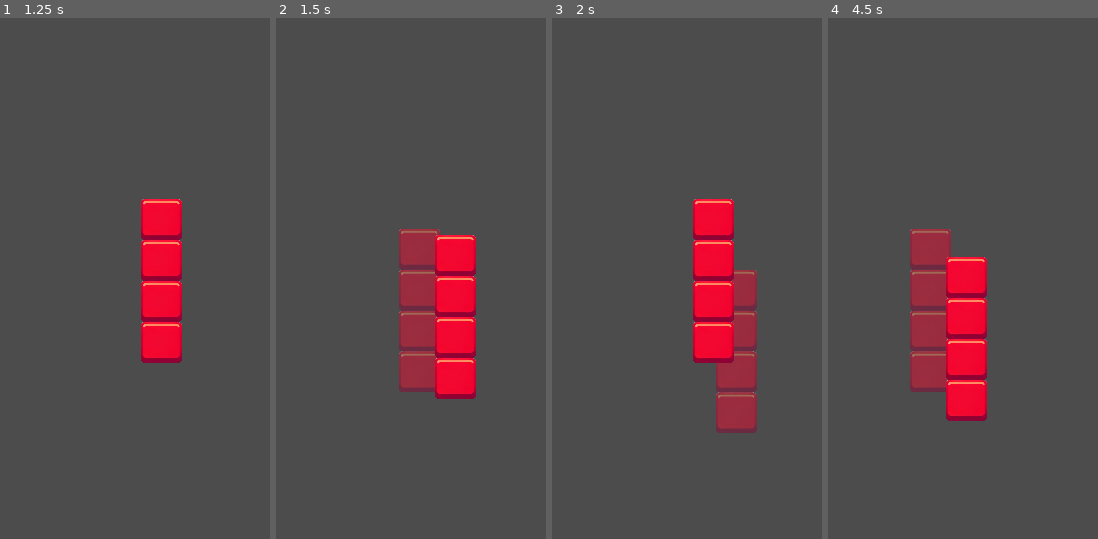
Above: before the commit, frames 1-4 (left to right).
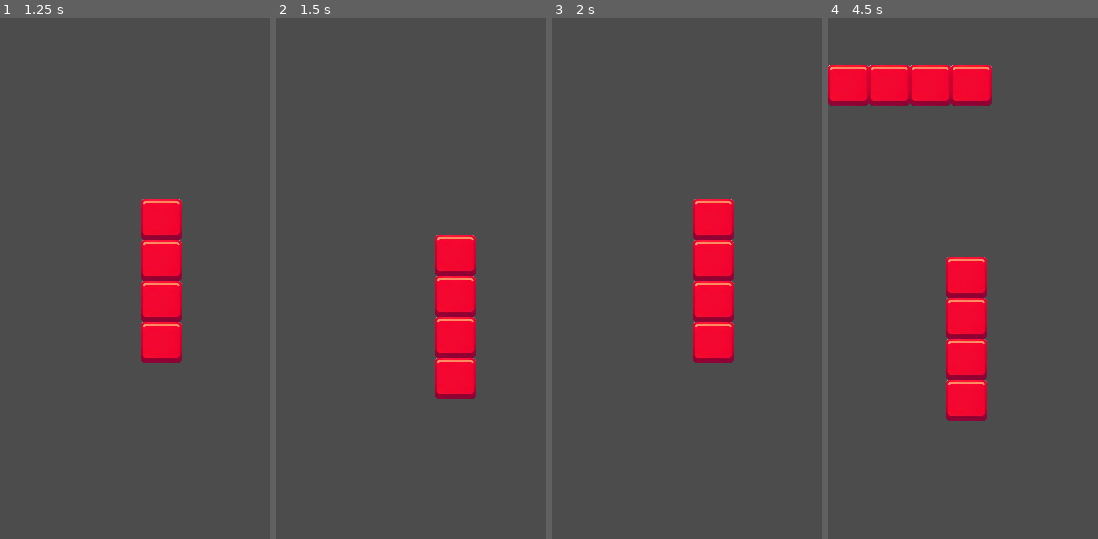
Above: after the commit, the same moments.

Repository: alexkorep-games/transmatrix
Game: Godot game, scene res://scenes/main/main.tscn
Same seed, same stepped clock (60 frames per second), same inputs: the game is played once before the commit and once after it.
Inputs (mouse positions are in pixels of both pictures, inside the frame that each line leads up to):
- Up to frame 1 (1.25 s): tap Enter at 0.5 s; move the mouse to (259, 143) at 0.52 s; click (259, 143) at 0.67 s
- Up to frame 2 (1.5 s): tap Space at 1.25 s; drag from (384, 215) to (438, 325) at 1.27 s
- Up to frame 3 (2 s): no input
- Up to frame 4 (4.5 s): move the mouse to (1044, 18) at 2.02 s; click (1044, 18) at 2.17 s; tap Enter at 2.75 s; drag from (990, 325) to (900, 70) at 2.77 s; move the mouse to (outside the picture) at 3.52 s; click (outside the picture) at 3.67 s; tap Space at 4.25 s; drag from (900, 70) to (outside the picture) at 4.27 s

Frame 1 is identical in both runs. In frame 2, 4.2% of the frame differs, in the area x 45-61%, y 40-72%; in frame 3, 3.5%; in frame 4, 9.0%, in the area x 0-61%, y 9-72%.

Commit message:
Add shape placing

Diff:
--- a/src/scenes/current_shape/current_shape.gd
+++ b/src/scenes/current_shape/current_shape.gd
@@ -1,6 +1,8 @@
 extends TileMap
 
 signal drag(block_positions, tile_ids)
+signal place(block_positions, tile_ids)
+signal drag_release()
 
 var mouse_down = false
 var dragging = false
@@ -12,6 +14,9 @@
 var tween = Tween.new()
 
 var DRAG_DISTANCE_THRESHOLD = 10
+
+# Flag indicating if this shape can be placed on the grid
+export var can_be_placed = false
 
 # Called when the node enters the scene tree for the first time.
 func _ready():
@@ -30,7 +35,10 @@
 			mouse_down = false
 			if dragging:
 				dragging = false
-				go_back()
+				if can_be_placed:
+					place()
+				else:
+					go_back()
 			else:
 				# Rotate the TileMap by 90 degrees
 				rotate_me()
@@ -51,6 +59,7 @@
 	# that means that position property should be animated to original_position value
 	tween.interpolate_property(self, "position", position, original_position, 0.2, Tween.TRANS_ELASTIC, Tween.EASE_OUT)
 	tween.start()
+	emit_signal("drag_release")
 
 func rotate_me():
 	if is_rotating:
@@ -90,13 +99,31 @@
 			tilemap.set_cellv(new_pos, tile["id"])
 
 
-func emit_drag_signal():
+func get_block_positions():
 	var block_positions = []
-	var tile_ids = []
 	for cell in get_used_cells():
 		var cell_position = map_to_world(cell)
 		var global_cell_position = to_global(cell_position)
 		block_positions.append(global_cell_position)
+	return block_positions
+
+func get_tile_ids():
+	var tile_ids = []
+	for cell in get_used_cells():
 		var cell_id = get_cellv(cell)
 		tile_ids.append(cell_id)
+	return tile_ids
+
+func emit_place_signal():
+	var block_positions = get_block_positions()
+	var tile_ids = get_tile_ids()
+	emit_signal("place", block_positions, tile_ids)
+
+func emit_drag_signal():
+	var block_positions = get_block_positions()
+	var tile_ids = get_tile_ids()
 	emit_signal("drag", block_positions, tile_ids)
+
+func place():
+	emit_place_signal()
+	position = original_position
--- a/src/scenes/main/main.gd
+++ b/src/scenes/main/main.gd
@@ -1,9 +1,6 @@
 extends Control
 
-
-# Declare member variables here. Examples:
-# var a = 2
-# var b = "text"
+var field_size = Vector2(8, 8)
 
 
 # Called when the node enters the scene tree for the first time.
@@ -21,6 +18,7 @@
 	var preview_field = get_node("%PreviewTileMap")
 	# Remove all cells with num 4
 	preview_field.clear()
+	var can_be_placed = true
 
 	for i in range(len(positions)):
 		var pos = positions[i]
@@ -28,6 +26,34 @@
 		# Get the tile from the field at this global position
 		var local_pos = preview_field.to_local(pos)
 		var cell_pos = preview_field.world_to_map(local_pos)
+		# check if cell_pos is between (0,0) and field_size
+		if cell_pos.x < 0 or cell_pos.x >= field_size.x or cell_pos.y < 0 or cell_pos.y >= field_size.y:
+			can_be_placed = false
+			print(cell_pos)
+			continue
+
 		var field_tile = field.get_cellv(pos)
-		# TODO check if field_tile != -1, to find out if the shape can be placed
+		# Check if field_tile == -1, to find out if the shape can be placed
+		if field_tile != -1:
+			# The field cell is already occupied
+			can_be_placed = false
+			continue
 		preview_field.set_cellv(cell_pos, tile_id)
+
+	get_node("%CurrentShape").can_be_placed = can_be_placed
+
+
+func _on_CurrentShape_place(block_positions, tile_ids):
+	var field = get_node("%FieldTileMap")
+	for i in range(len(block_positions)):
+		var pos = block_positions[i]
+		var tile_id = tile_ids[i]
+		# Get the tile from the field at this global position
+		var local_pos = field.to_local(pos)
+		var cell_pos = field.world_to_map(local_pos)
+		field.set_cellv(cell_pos, tile_id)
+
+
+func _on_CurrentShape_drag_release():
+	var preview_field = get_node("%PreviewTileMap")
+	preview_field.clear()
--- a/src/scenes/main/main.tscn
+++ b/src/scenes/main/main.tscn
@@ -168,3 +168,5 @@
 tile_data = PoolIntArray( -65535, 0, 0, 65535, 0, 0, 0, 0, 0, 1, 0, 0 )
 
 [connection signal="drag" from="VBoxContainer/ShapesSource/CurrentShape" to="." method="_on_CurrentShape_drag"]
+[connection signal="drag_release" from="VBoxContainer/ShapesSource/CurrentShape" to="." method="_on_CurrentShape_drag_release"]
+[connection signal="place" from="VBoxContainer/ShapesSource/CurrentShape" to="." method="_on_CurrentShape_place"]
